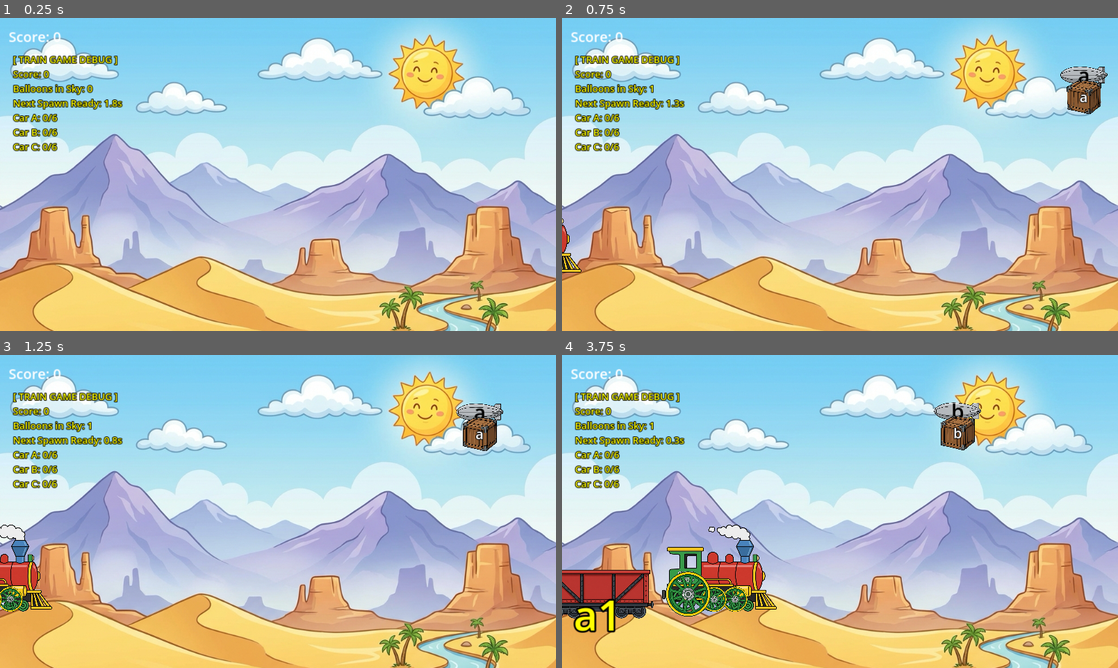
Above: before the commit, frames 1-4 (two rows, left to right).
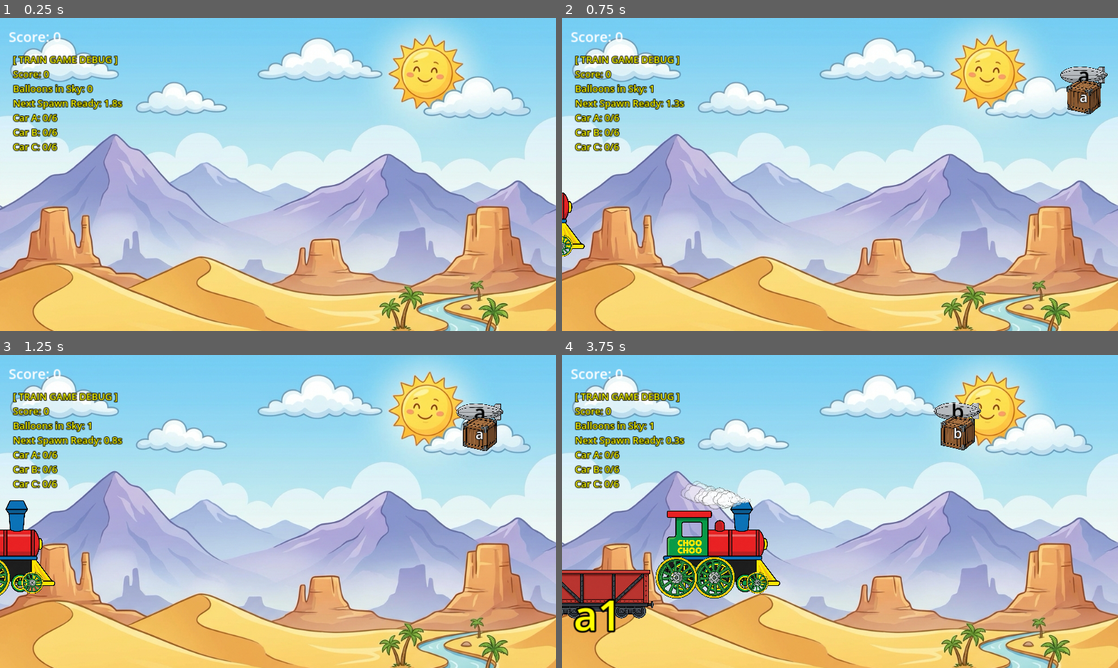
Above: after the commit, the same moments.

Repository: xiangfa/rt-games-godot
Game: Godot game, scene res://scenes/main.tscn
Two runs of this game, one before a commit and one after it. Both use one fixed random seed, a clock stepped at 60 frames per second and the inputs below.
Inputs (mouse positions are in pixels of both pictures, inside the frame that each line leads up to):
- Up to frame 1 (0.25 s): no input
- Up to frame 2 (0.75 s): tap Enter at 0.5 s; move the mouse to (962, 158) at 0.52 s; click (962, 158) at 0.67 s
- Up to frame 3 (1.25 s): no input
- Up to frame 4 (3.75 s): move the mouse to (1040, 411) at 1.27 s; click (1040, 411) at 1.42 s; move the mouse to (895, 442) at 2.02 s; click (895, 442) at 2.17 s; move the mouse to (812, 574) at 2.77 s; click (812, 574) at 2.92 s; move the mouse to (1006, 558) at 3.52 s; click (1006, 558) at 3.67 s

Frame 1 is identical in both runs. In frame 2, 0.5% of the frame differs, in the area x 0-5%, y 55-82%; in frame 3, 2.3%; in frame 4, 5.8%, in the area x 16-40%, y 40-84%.

Commit message:
add animated steam

Diff:
--- a/train-words/scripts/train.gd
+++ b/train-words/scripts/train.gd
@@ -23,16 +23,16 @@
 
 	# arrange engine at the front (rightmost) and cars trailing left
 	var current_x = 0
-	engine.position = Vector2(current_x, -60)
+	engine.position = Vector2(current_x, -110) # Adjusted for taller asset
 
 	# Add engine wheels
 	var wheel_tex = preload("res://assets/train_wheel.png")
 	var wheel_positions = [
-		Vector2(120, 240),  # Front small
-		Vector2(-40, 240),  # Mid small
-		Vector2(-240, 200)  # Back big
+		Vector2(290, 280),  # Front small
+		Vector2(-40, 240),  # Mid big
+		Vector2(-330, 240)  # Back big
 	]
-	var wheel_scales = [0.25, 0.25, 0.45] # Relative to engine's 0.3 scale
+	var wheel_scales = [0.22, 0.42, 0.42]
 
 	for i in range(3):
 		var w = Sprite2D.new()
@@ -45,41 +45,45 @@
 	# Add smoke particles to chimney
 	var particles = CPUParticles2D.new()
 	particles.name = "SmokeParticles"
-	# Position relative to engine (Approx chimney top)
-	particles.position = Vector2(70, -220)
-	particles.texture = preload("res://assets/smoke_puff.png")
-	particles.amount = 30 # Increased density
-	particles.lifetime = 2.0 # Longer life
-	particles.preprocess = 2.0 # Start with trail
+	# Position relative to engine chimney
+	particles.position = Vector2(235, -350)
+	particles.texture = preload("res://assets/smoke_puff_soft.png")
+	particles.amount = 15 # Less dense
+	particles.lifetime = 1.0
+	particles.preprocess = 0.0
 	particles.speed_scale = 1.0
-	particles.explosiveness = 0.0
-	particles.randomness = 0.8
+
+	# SOFT FLOW: Balanced explosiveness
+	particles.explosiveness = 0.5
+	particles.randomness = 0.5
 
 	# TRAILING EFFECT: Particles stay in world space
 	particles.local_coords = false
 
 	# Motion: Drift UP and LEFT
-	particles.direction = Vector2(-1, -0.3)
-	particles.spread = 25.0
-	particles.gravity = Vector2(0, -80) # Rise faster
-	particles.initial_velocity_min = 50.0
-	particles.initial_velocity_max = 120.0
+	particles.direction = Vector2(-1, -0.1)
+	particles.spread = 15.0
+	particles.gravity = Vector2(0, -60)
+	particles.initial_velocity_min = 30.0
+	particles.initial_velocity_max = 80.0
 
-	# Scale: Start small, get big
-	particles.scale_amount_min = 0.1
-	particles.scale_amount_max = 0.3
+	# Scale: Even smaller puffs
+	particles.scale_amount_min = 0.03
+	particles.scale_amount_max = 0.08
 	var curve = Curve.new()
-	curve.add_point(Vector2(0, 0.4))
-	curve.add_point(Vector2(1, 1.2))
+	curve.add_point(Vector2(0, 0.3))
+	curve.add_point(Vector2(0.3, 1.2))
+	curve.add_point(Vector2(1, 0.5))
 	particles.scale_amount_curve = curve
 
-	# Alpha: Semi-transparent fading to clear
+	# Alpha: Solid white fading out smoothly
 	var gradient = Gradient.new()
-	gradient.set_color(0, Color(1, 1, 1, 0.9))
-	gradient.set_color(1, Color(1, 1, 1, 0))
+	gradient.set_color(0, Color(1, 1, 1, 0.8)) # Soft start
+	gradient.set_color(0.5, Color(1, 1, 1, 0.6))
+	gradient.set_color(1, Color(1, 1, 1, 0))   # Smooth dissolve
 	particles.color_ramp = gradient
 
-	# Ensure it sits on top of everything
+	# Ensure it sits on top
 	particles.z_index = 500
 
 	engine.add_child(particles)
Binary file added: train-words/assets/smoke_puff_cute.png
Not shown, added: train-words/assets/smoke_puff_cute.png.import
Binary file added: train-words/assets/smoke_puff_soft.png
Not shown, added: train-words/assets/smoke_puff_soft.png.import
Binary file added: train-words/assets/smoke_puff_solid.png
Not shown, added: train-words/assets/smoke_puff_solid.png.import
Binary file changed: train-words/assets/train_engine.png
